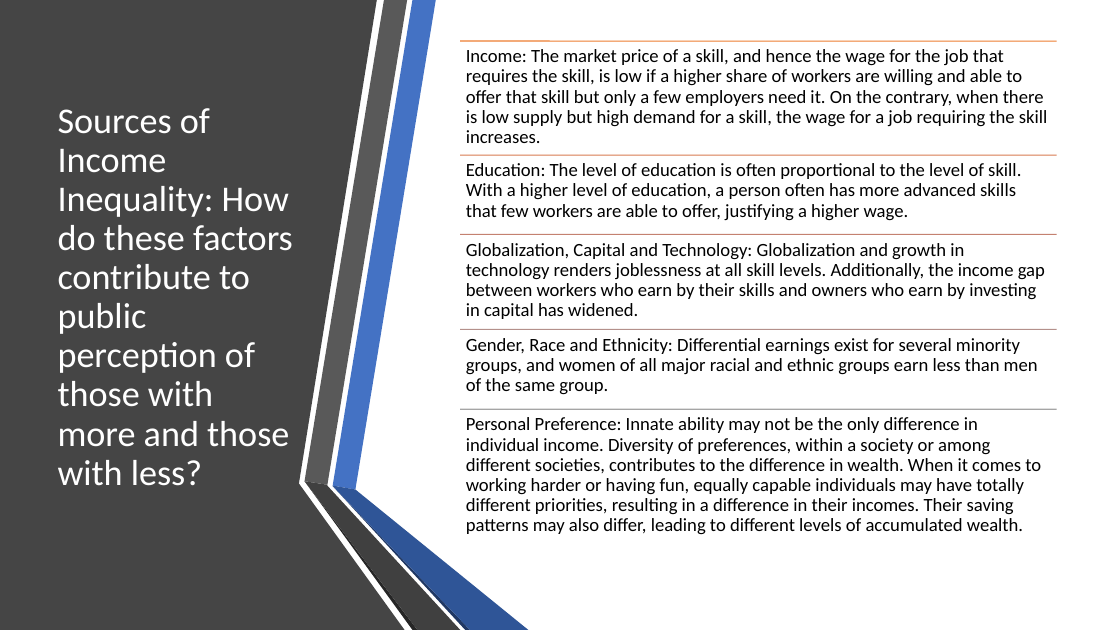
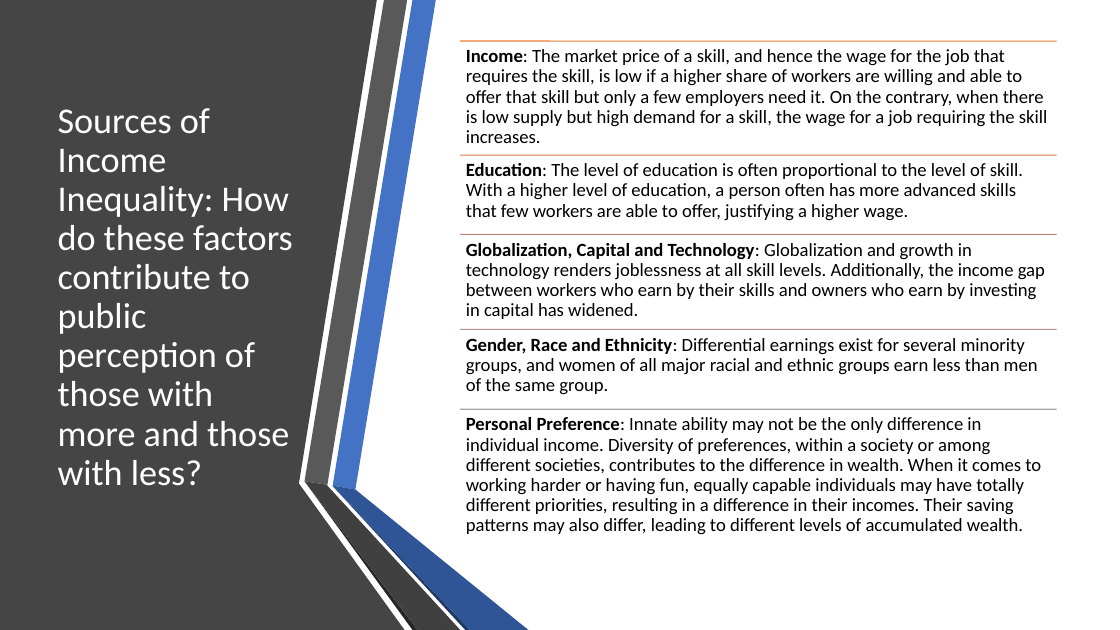
Before and after one commit to ZGrinacoff/Eight-Years-Later, a slide deck: slide 17 of Hate_Crime_Study.pptx. Drawn at 1120x630 pixels with LibreOffice and Linux fonts; fonts in the diff are those of the drawing. Boxes give left, top, right and bottom in pixels: in the first picture for what was removed or moved away, otherwise in the second. Text is boxed around its words. In the diff, an @@ line names an element or a change of style, - is before the commit and + after.

```diff
--- a/Hate_Crime_Study.pptx
+++ b/Hate_Crime_Study.pptx
@@ text "Income: The market price of ..." at [466,49,1048,143]: bold on in "Income:" @@
@@ text "Education: The level of education ..." at [466,163,1023,221]: bold on in "Education:" @@
@@ text "Globalization, Capital and Technology: Globalization ..." at [466,243,1045,319]: bold on in "Globalization, Capital and Technology:" @@
@@ text "Gender, Race and Ethnicity: Differential ..." at [466,338,1038,395]: bold on in "Gender, Race and Ethnicity:" @@
@@ text "Personal Preference: Innate ability may ..." at [466,417,1041,535]: bold on in "Personal Preference:" @@
```
Also in this commit, not shown: 1 other slide changed.
